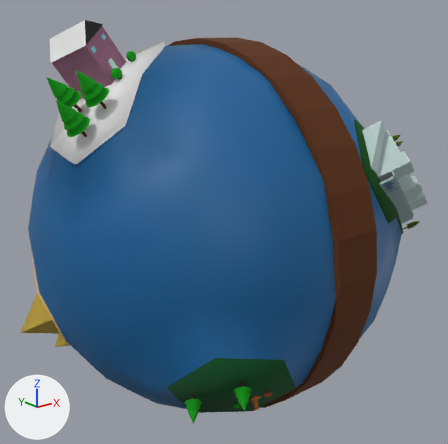
The glTF model Assets/Tatiana_Earth_Final.gltf: old version first, new version second.
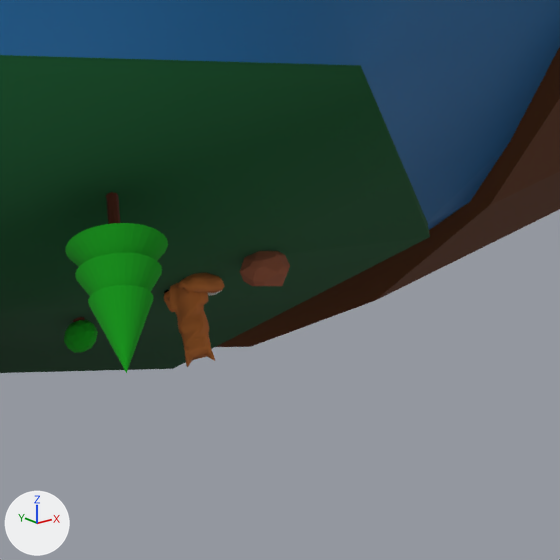
There are two pictures of each version: one whole from a 50 mm camera at (-2.03, -2.62, 1.06) aimed at (0.05, -0.03, 0.02), one close up on the part from 50% to 71% of the width and 79% to 100% of the height. Lighting does not change. The marker at lower left points along +X, +Y and +Z. Where no turn or scale is listed for an object, it has been applied to the vertices.

Objects in the first close-up: 'Earth', 'Lux_Conifer_Tree_1.002', 'Lux_Rock_1.001', 'Lux_Round_Bush_2.001', 'Road', 'defaultMaterial.002'.
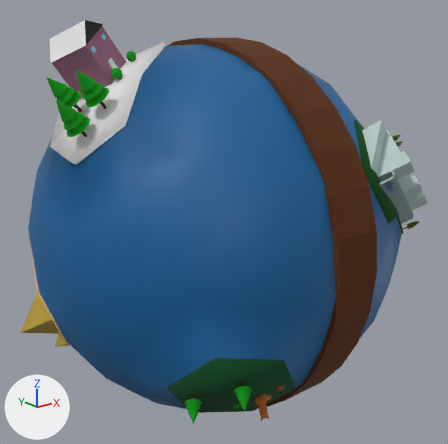
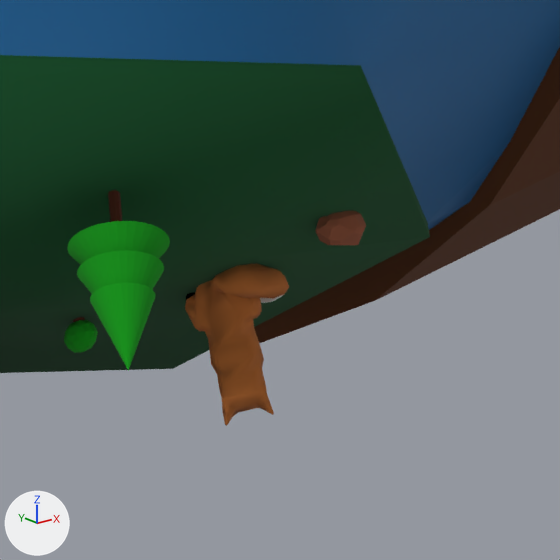
Commit message: updated earth model

What changed in the scene script:
```text
Change ob_lux_rock_1_001:
    ob_lux_rock_1_001.location: (-0.29, -0.774, -0.57) -> (-0.25, -0.817, -0.527)
Change ob_lux_conifer_tree_1_002:
    ob_lux_conifer_tree_1_002.location: (-0.463, -0.795, -0.471) -> (-0.46, -0.793, -0.471)
Change ob_defaultmaterial_002:
    ob_defaultmaterial_002.location: (-0.326, -0.732, -0.612) -> (-0.296, -0.751, -0.63)
    ob_defaultmaterial_002.scale: (0.0309, 0.0309, 0.0309) -> (0.0529, 0.0529, 0.0529)
```

Boxes [x1, y1, x2, y2] around the edits, measured in the close-ups (560 x 560 px):
'defaultMaterial.002', moved, rescaled (69% wider, 73% taller): before [164, 273, 225, 367]; after [185, 263, 289, 426]
'Lux_Conifer_Tree_1.002', moved: before [65, 192, 168, 373]; after [67, 190, 170, 371]
'Lux_Rock_1.001', moved: before [240, 251, 290, 286]; after [315, 211, 366, 245]
